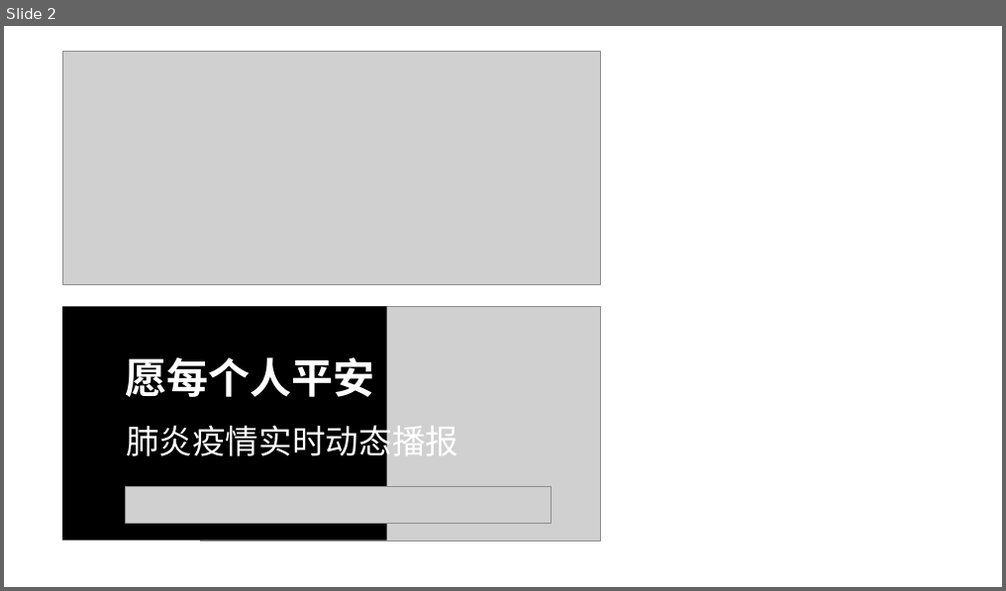
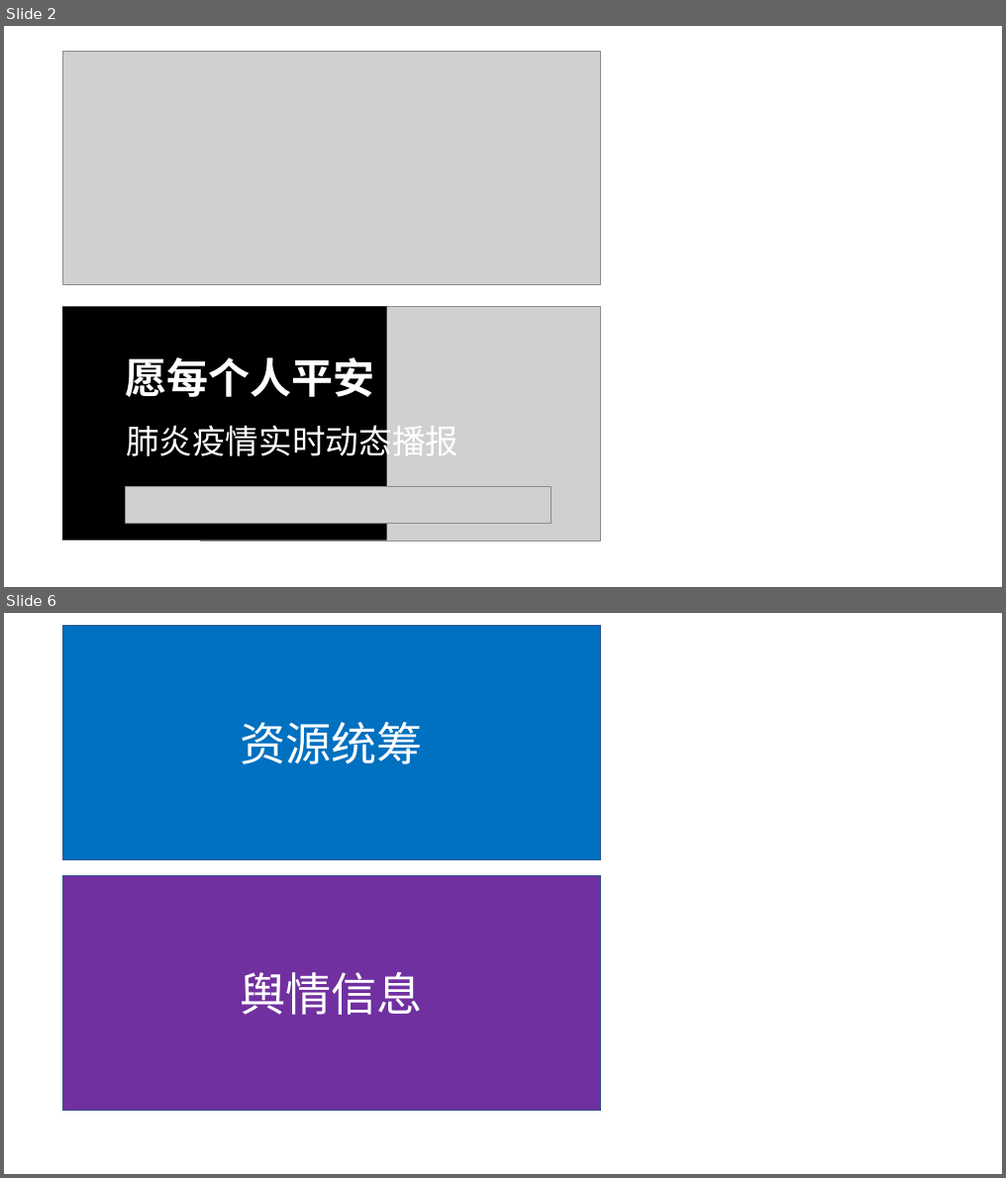
Before and after one commit to WuhanWin/WuhanWin, a slide deck: themes/simplebootx/Public/images/ncov/图片制作.pptx. Shown one above the other, each under a label of ours: slide 2 before the commit, slides 2 and 6 after it; the slides between them are not shown. The pictures are 1006x591 and 1006x1178 pixels, drawn with LibreOffice and Linux fonts; fonts in the diff are those of the drawing; grey boxes stand for pictures. Boxes give left, top, right and bottom in pixels: in the first picture for what was removed or moved away, otherwise in the second. Text is boxed around its words. In the diff, an @@ line names an element or a change of style, - is before the commit and + after.

```diff
--- a/themes/simplebootx/Public/images/ncov/图片制作.pptx
+++ b/themes/simplebootx/Public/images/ncov/图片制作.pptx
@@ slide 6 added at [4,613,1002,1174], background #FFFFFF @@
@@ rectangle added at [62,626,600,861], fill #0070C0, outline #325491 1 pt, 44 pt, text #FFFFFF @@
+资源统筹
@@ rectangle added at [62,876,600,1111], fill #7030A0, outline #325491 1 pt, 44 pt, text #FFFFFF @@
+舆情信息
```
Also in this commit, not shown: 4 other slides added, 16 other files.
